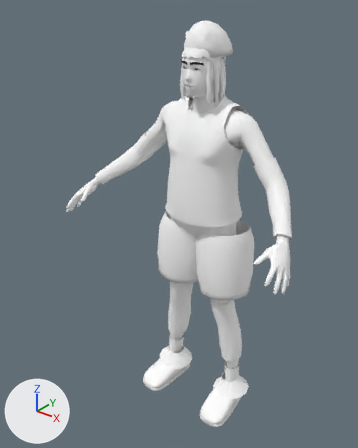
What one commit did to the glTF model hoopsim/spatial/assets/player_light.glb.
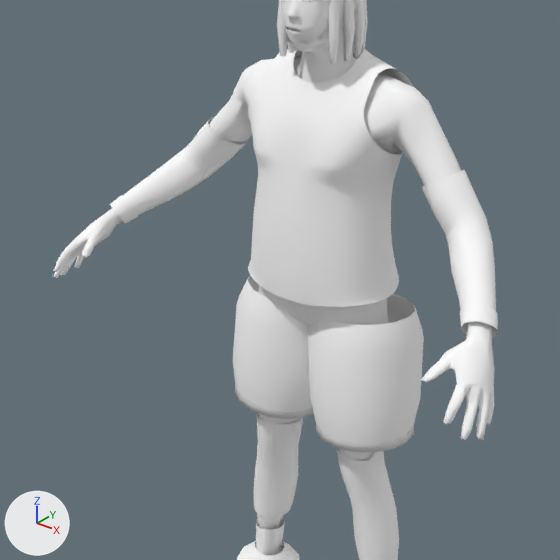
There are two pictures of each version: one whole from a 50 mm lens placed at (4.37, -6.2, 7.2), pointed at (-0.22, -0.46, 3.64), one close up on the part from 11% to 90% of the width and 16% to 79% of the height. The axes (+X, +Y, +Z) are drawn at lower left. The lights are the same throughout. The older version's two pictures come first. Vertices at exactly the same position are counted once.

Script lines for the objects in view, before the commit:
```python
me_body = bpy.data.meshes.new('Body')
me_body.from_pydata(...)  # 4401 vertices, 7143 faces; spans x -2.09..2.09, y -1.39..0.48, z 0.0..6.73
me_body.materials.append(mat_skin)
me_body.materials.append(mat_jersey)
me_body.materials.append(mat_shorts)
me_body.materials.append(mat_kit)
me_body.materials.append(mat_shoes)
me_body.materials.append(mat_socks)
me_body.materials.append(mat_sleeve_l)
me_body.materials.append(mat_wrist_l)
me_body.materials.append(mat_leg_l)
me_body.materials.append(mat_sleeve_r)
me_body.materials.append(mat_wrist_r)
me_body.materials.append(mat_leg_r)
me_body.materials.append(mat_hair_cap)
me_body.materials.append(mat_hair_fade)
me_body.materials.append(mat_hair_afro)
me_body.materials.append(mat_hair_flattop)
me_body.materials.append(mat_hair_locs)
me_body.materials.append(mat_hair_bun)
me_body.materials.append(mat_beard)
me_body.materials.append(mat_headband)
ob_body = bpy.data.objects.new('Body', me_body)
ob_body.location = (0.0, 0.0, 0.0)
```
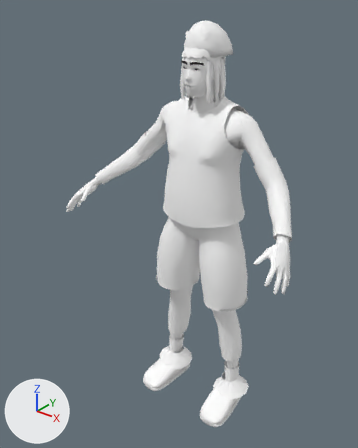
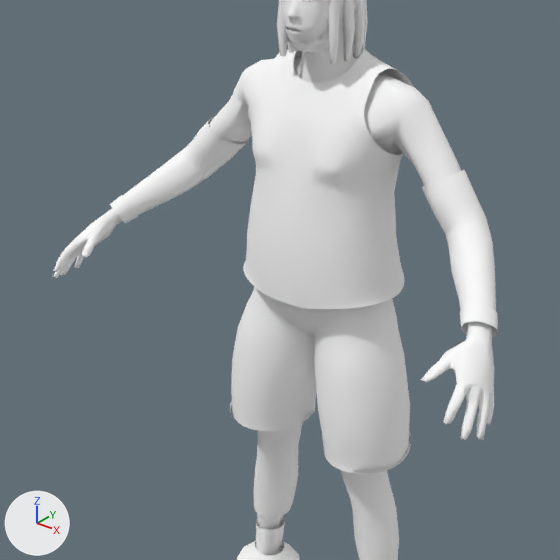
Changed parts and their boxes [x1, y1, x2, y2] in the close-ups (560 x 560 px; the box of a moved part takes in the faces that stretch with it):
part 1 of me_body, rebuilt
    before: [258, 285, 388, 326]
    after: [231, 287, 410, 474]
part 2 of me_body, added
    after: [354, 431, 411, 473]
part 3 of me_body, deleted
    before: [308, 294, 424, 444]
part 4 of me_body, deleted
    before: [233, 275, 312, 412]
part 5 of me_body, moved or reshaped
    before: [235, 48, 414, 461]
    after: [243, 48, 414, 309]

What the commit changed:
me_body is used by ob_body; location (0.0, 0.0, 0.0).
me_body had 4401 vertices, 7143 faces and spanned x -2.09..2.09, y -1.39..0.48, z 0.0..6.73.
me_body now has 4559 vertices, 7391 faces and spans x -2.09..2.09, y -1.39..0.47, z 0.0..6.73.
me_body part 1: the loose piece of 179 vertices spanning x -0.64..0.64, y -0.48..0.33, z 3.26..4.02 is rebuilt with 436 vertices and now spans x -0.88..0.88, y -0.55..0.37, z 2.29..4.06.
me_body part 2: a new loose piece of 47 vertices spanning x 0.67..0.9, y -0.53..0.28, z 2.32..2.4, in mat_kit.
me_body part 3: the loose piece of 66 vertices spanning x -0.1..0.92, y -0.52..0.48, z 2.49..3.63 is deleted.
me_body part 4: the loose piece of 66 vertices spanning x -0.92..0.1, y -0.52..0.48, z 2.49..3.63 is deleted.
me_body part 5: 55 vertices moved from x -0.66..0.65, y -0.5..0.33, z 2.18..5.7 to x -0.66..0.66, y -0.51..0.32, z 2.12..5.69; 480 vertices removed from x -0.9..0.9, y -0.59..0.43, z 1.53..6.39; 384 vertices added at x -0.71..0.71, y -0.64..0.47, z 1.74..6.43.
Other edits to the shape of me_body do not show in these pictures.
